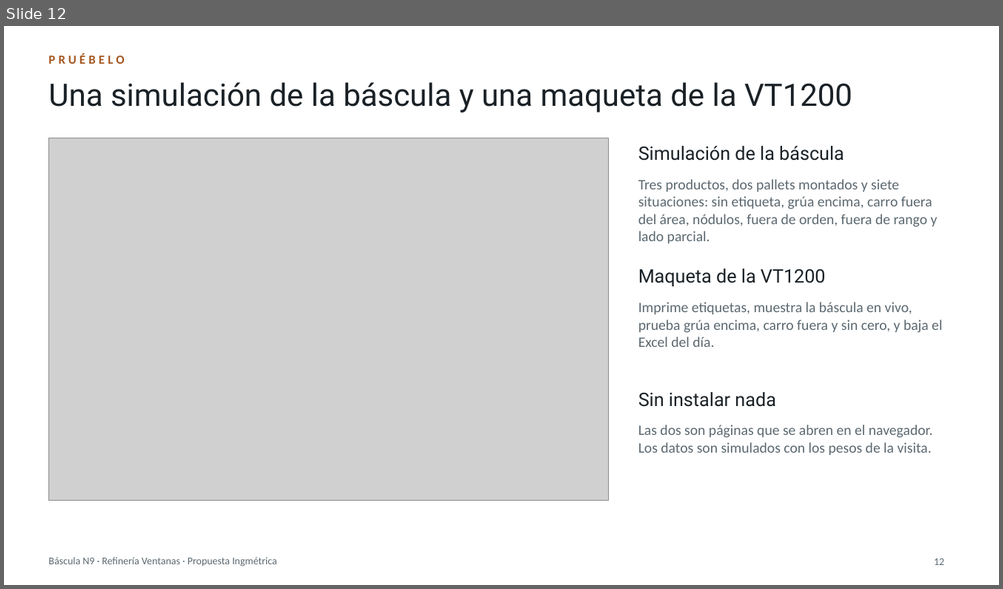
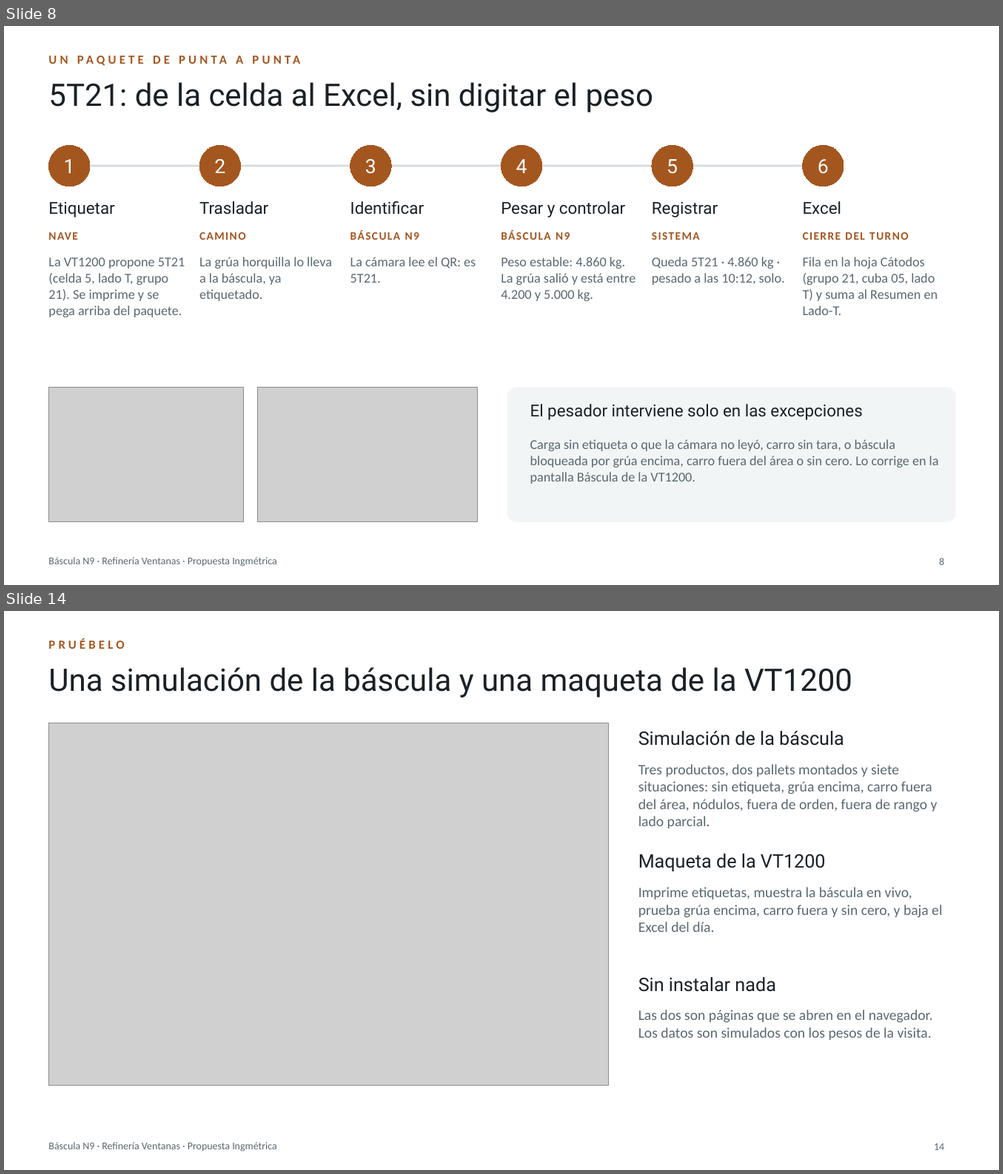
Before and after one commit to BortegaING/Codelco-Proyecto, a slide deck: presentacion/Bascula-N9-Ventanas.pptx. Shown one above the other, each under a label of ours: slide 12 before the commit, slides 8 and 14 after it; the slides between them are not shown. The pictures are 1003x589 and 1003x1174 pixels, drawn with LibreOffice and Linux fonts; fonts in the diff are those of the drawing; grey boxes stand for pictures. Boxes give left, top, right and bottom in pixels: in the first picture for what was removed or moved away, otherwise in the second. Text is boxed around its words. In the diff, an @@ line names an element or a change of style, - is before the commit and + after.

```diff
--- a/presentacion/Bascula-N9-Ventanas.pptx
+++ b/presentacion/Bascula-N9-Ventanas.pptx
@@ slide 8 added at box(4, 26, 999, 585), background #FFFFFF; not listed: 1 template element that a slide beside it also shows @@
@@ text added at box(236, 56, 243, 64), 12 pt, text #A4561F, bold @@
+UN PAQUETE DE PUNTA A PUNTA
@@ title added at box(48, 82, 653, 113), 30 pt, text #1A2126 @@
+5T21: de la celda al Excel, sin digitar el peso
@@ ellipse added at box(48, 145, 90, 187), fill #A4561F, outline #A4561F 0.75 pt, 19 pt, text #FFFFFF @@
+1
@@ ellipse added at box(199, 145, 241, 187), fill #A4561F, outline #A4561F 0.75 pt, 19 pt, text #FFFFFF @@
+2
@@ ellipse added at box(350, 145, 391, 187), fill #A4561F, outline #A4561F 0.75 pt, 19 pt, text #FFFFFF @@
+3
@@ ellipse added at box(501, 145, 542, 187), fill #A4561F, outline #A4561F 0.75 pt, 19 pt, text #FFFFFF @@
+4
@@ ellipse added at box(652, 145, 693, 187), fill #A4561F, outline #A4561F 0.75 pt, 19 pt, text #FFFFFF @@
+5
@@ ellipse added at box(802, 145, 843, 187), fill #A4561F, outline #A4561F 0.75 pt, 19 pt, text #FFFFFF @@
+6
@@ line added from (70, 167) to (822, 167), #D3DBDF 2 pt @@
@@ text added at box(48, 202, 114, 218), 16 pt, text #1A2126 @@
+Etiquetar
@@ text added at box(199, 201, 268, 215), 16 pt, text #1A2126 @@
+Trasladar
@@ text added at box(350, 201, 424, 215), 16 pt, text #1A2126 @@
+Identificar
@@ text added at box(501, 201, 625, 218), 16 pt, text #1A2126 @@
+Pesar y controlar
@@ text added at box(652, 202, 717, 218), 16 pt, text #1A2126 @@
+Registrar
@@ text added at box(802, 201, 842, 215), 16 pt, text #1A2126 @@
+Excel
@@ text added at box(48, 232, 77, 240), 11 pt, text #A4561F, bold @@
+NAVE
@@ text added at box(199, 232, 246, 240), 11 pt, text #A4561F, bold @@
+CAMINO
@@ text added at box(350, 230, 419, 240), 11 pt, text #A4561F, bold @@
+BÁSCULA N9
@@ text added at box(501, 230, 569, 240), 11 pt, text #A4561F, bold @@
+BÁSCULA N9
@@ text added at box(652, 232, 700, 240), 11 pt, text #A4561F, bold @@
+SISTEMA
@@ text added at box(802, 232, 908, 240), 11 pt, text #A4561F, bold @@
+CIERRE DEL TURNO
@@ text added at box(48, 258, 185, 318), 13 pt, text #5B6870 @@
+La VT1200 propone 5T21 (celda 5, lado T, grupo 21). Se imprime y se pega arriba del paquete.
@@ text added at box(199, 257, 332, 301), 13 pt, text #5B6870 @@
+La grúa horquilla lo lleva a la báscula, ya etiquetado.
@@ text added at box(350, 257, 475, 283), 13 pt, text #5B6870 @@
+La cámara lee el QR: es 5T21.
@@ text added at box(501, 257, 636, 301), 13 pt, text #5B6870 @@
+Peso estable: 4.860 kg. La grúa salió y está entre 4.200 y 5.000 kg.
@@ text added at box(652, 257, 785, 285), 13 pt, text #5B6870 @@
+Queda 5T21 · 4.860 kg · pesado a las 10:12, solo.
@@ text added at box(802, 257, 938, 315), 13 pt, text #5B6870 @@
+Fila en la hoja Cátodos (grupo 21, cuba 05, lado T) y suma al Resumen en Lado-T.
@@ picture added at box(48, 388, 244, 522) @@
@@ picture added at box(258, 388, 478, 522) @@
@@ rounded rectangle added at box(508, 388, 956, 522), fill #F2F5F6, outline #F2F5F6 0.75 pt @@
@@ text added at box(530, 404, 862, 420), 16 pt, text #1A2126 @@
+El pesador interviene solo en las excepciones
@@ text added at box(530, 440, 939, 484), 13 pt, text #5B6870 @@
+Carga sin etiqueta o que la cámara no leyó, carro sin tara, o báscula bloqueada por grúa encima, carro fuera del área o sin cero. Lo corrige en la pantalla Báscula de la VT1200.
@@ page number added at box(939, 558, 944, 565), 10 pt, text #5B6870 @@
+8
@@ what was slide 12 is now slide 14 @@
@@ page number at box(933, 1144, 944, 1150): text changed @@
-12
+14
```
Also in this commit, not shown: 2 slides changed, 1 other slide added, 23 other files.
